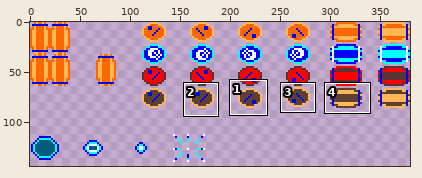
Sprite sheet -- assets/sprites/barrel_sheet.png. The first picture is a wide view before the edit; the outline marks the close-up.
Close-up. Before the commit:
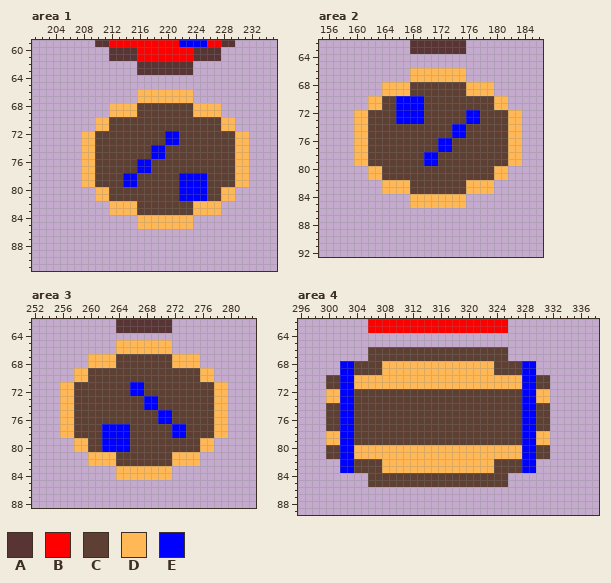
The file is 380x221 pixels. Shown: area 1: x 201..235, y 59..91; area 2: x 155..186, y 62..92; area 3: x 252..283, y 62..88; area 4: x 296..338, y 62..89. The wide view leaves out empty margins. The commit also changed other parts of the picture, which this record leaves out.
Palette (. is transparent): A #583435  B #ff0000  C #5d4033  D #ffb855  E #0000ff
Pixels before, area 1, first column x 208:
59 ..AABBBBBBBBBBEEEEBBAA..
60 ....AAAABBBBBBBBAAAA....
61 ....AAAABBBBBBBBAAAA....
62 ........AAAAAAAA........
63 ........AAAAAAAA........
64 ........................
65 ........................
66 ........DDDDDDDD........
67 ........DDDDDDDD........
68 ....DDDDCCCCCCCCDDDD....
69 ....DDDDCCCCCCCCDDDD....
70 ..DDCCCCCCCCCCCCCCCCDD..
71 ..DDCCCCCCCCCCCCCCCCDD..
72 DDCCCCCCCCCCEECCCCCCCCDD
73 DDCCCCCCCCCCEECCCCCCCCDD
74 DDCCCCCCCCEECCCCCCCCCCDD
75 DDCCCCCCCCEECCCCCCCCCCDD
76 DDCCCCCCEECCCCCCCCCCCCDD
77 DDCCCCCCEECCCCCCCCCCCCDD
78 DDCCCCEECCCCCCEEEECCCCDD
79 DDCCCCEECCCCCCEEEECCCCDD
80 ..DDCCCCCCCCCCEEEECCDD..
81 ..DDCCCCCCCCCCEEEECCDD..
82 ....DDDDCCCCCCCCDDDD....
83 ....DDDDCCCCCCCCDDDD....
84 ........DDDDDDDD........
85 ........DDDDDDDD........
Pixels before, area 2, first column x 160:
62 ........AAAAAAAA........
63 ........AAAAAAAA........
64 ........................
65 ........................
66 ........DDDDDDDD........
67 ........DDDDDDDD........
68 ....DDDDCCCCCCCCDDDD....
69 ....DDDDCCCCCCCCDDDD....
70 ..DDCCEEEECCCCCCCCCCDD..
71 ..DDCCEEEECCCCCCCCCCDD..
72 DDCCCCEEEECCCCCCEECCCCDD
73 DDCCCCEEEECCCCCCEECCCCDD
74 DDCCCCCCCCCCCCEECCCCCCDD
75 DDCCCCCCCCCCCCEECCCCCCDD
76 DDCCCCCCCCCCEECCCCCCCCDD
77 DDCCCCCCCCCCEECCCCCCCCDD
78 DDCCCCCCCCEECCCCCCCCCCDD
79 DDCCCCCCCCEECCCCCCCCCCDD
80 ..DDCCCCCCCCCCCCCCCCDD..
81 ..DDCCCCCCCCCCCCCCCCDD..
82 ....DDDDCCCCCCCCDDDD....
83 ....DDDDCCCCCCCCDDDD....
84 ........DDDDDDDD........
85 ........DDDDDDDD........
Pixels before, area 3, first column x 256:
62 ........AAAAAAAA........
63 ........AAAAAAAA........
64 ........................
65 ........DDDDDDDD........
66 ........DDDDDDDD........
67 ....DDDDCCCCCCCCDDDD....
68 ....DDDDCCCCCCCCDDDD....
69 ..DDCCCCCCCCCCCCCCCCDD..
70 ..DDCCCCCCCCCCCCCCCCDD..
71 DDCCCCCCCCEECCCCCCCCCCDD
72 DDCCCCCCCCEECCCCCCCCCCDD
73 DDCCCCCCCCCCEECCCCCCCCDD
74 DDCCCCCCCCCCEECCCCCCCCDD
75 DDCCCCCCCCCCCCEECCCCCCDD
76 DDCCCCCCCCCCCCEECCCCCCDD
77 DDCCCCEEEECCCCCCEECCCCDD
78 DDCCCCEEEECCCCCCEECCCCDD
79 ..DDCCEEEECCCCCCCCCCDD..
80 ..DDCCEEEECCCCCCCCCCDD..
81 ....DDDDCCCCCCCCDDDD....
82 ....DDDDCCCCCCCCDDDD....
83 ........DDDDDDDD........
84 ........DDDDDDDD........
Pixels before, area 4, first column x 300:
62 ......BBBBBBBBBBBBBBBBBBBB......
63 ......BBBBBBBBBBBBBBBBBBBB......
64 ................................
65 ................................
66 ......CCCCCCCCCCCCCCCCCCCC......
67 ......CCCCCCCCCCCCCCCCCCCC......
68 ..EECCCCDDDDDDDDDDDDDDDDCCCCEE..
69 ..EECCCCDDDDDDDDDDDDDDDDCCCCEE..
70 CCEEDDDDDDDDDDDDDDDDDDDDDDDDEECC
71 CCEEDDDDDDDDDDDDDDDDDDDDDDDDEECC
72 DDEECCCCCCCCCCCCCCCCCCCCCCCCEEDD
73 DDEECCCCCCCCCCCCCCCCCCCCCCCCEEDD
74 CCEECCCCCCCCCCCCCCCCCCCCCCCCEECC
75 CCEECCCCCCCCCCCCCCCCCCCCCCCCEECC
76 CCEECCCCCCCCCCCCCCCCCCCCCCCCEECC
77 CCEECCCCCCCCCCCCCCCCCCCCCCCCEECC
78 DDEECCCCCCCCCCCCCCCCCCCCCCCCEEDD
79 DDEECCCCCCCCCCCCCCCCCCCCCCCCEEDD
80 CCEEDDDDDDDDDDDDDDDDDDDDDDDDEECC
81 CCEEDDDDDDDDDDDDDDDDDDDDDDDDEECC
82 ..EECCCCDDDDDDDDDDDDDDDDCCCCEE..
83 ..EECCCCDDDDDDDDDDDDDDDDCCCCEE..
84 ......CCCCCCCCCCCCCCCCCCCC......
85 ......CCCCCCCCCCCCCCCCCCCC......
The result:
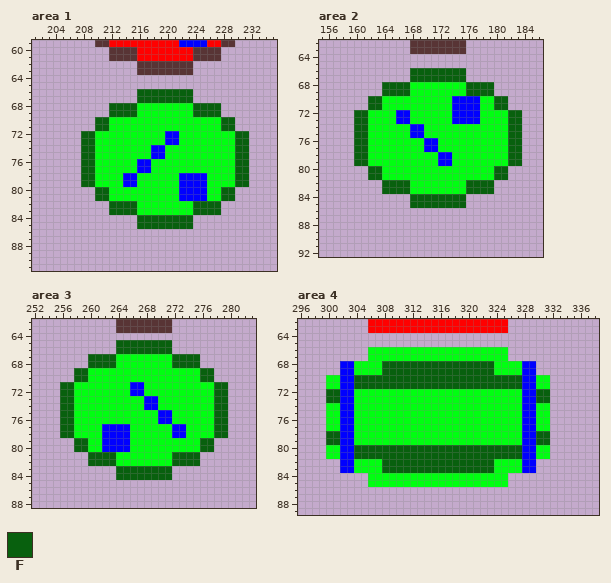
Colours new in this view: F #08600e
Edits made:
colour C: #5d4033 -> #00ff11
Area 1:
y 66..67: x 216..223 DDDDDDDD -> FFFFFFFF
y 68..69: x 212..215 DDDD -> FFFF; x 224..227 DDDD -> FFFF
y 70..71: x 210..211 DD -> FF; x 228..229 DD -> FF
y 72..79: x 208..209 DD -> FF; x 230..231 DD -> FF
y 80..81: x 210..211 DD -> FF; x 228..229 DD -> FF
y 82..83: x 212..215 DDDD -> FFFF; x 224..227 DDDD -> FFFF
y 84..85: x 216..223 DDDDDDDD -> FFFFFFFF
Area 2:
y 66..67: x 168..175 DDDDDDDD -> FFFFFFFF
y 68..69: x 164..167 DDDD -> FFFF; x 176..179 DDDD -> FFFF
y 70..71: x 162..163 DD -> FF; x 166..169 EEEE -> CCCC; x 174..177 CCCC -> EEEE; x 180..181 DD -> FF
y 72..73: x 160..161 DD -> FF; x 168..169 EE -> CC; x 174..175 CC -> EE; x 182..183 DD -> FF
y 74..75: x 160..161 DD -> FF; x 168..169 CC -> EE; x 174..175 EE -> CC; x 182..183 DD -> FF
y 76..77: x 160..161 DD -> FF; x 170..173 CCEE -> EECC; x 182..183 DD -> FF
y 78..79: x 160..161 DD -> FF; x 170..173 EECC -> CCEE; x 182..183 DD -> FF
y 80..81: x 162..163 DD -> FF; x 180..181 DD -> FF
y 82..83: x 164..167 DDDD -> FFFF; x 176..179 DDDD -> FFFF
y 84..85: x 168..175 DDDDDDDD -> FFFFFFFF
Area 3:
y 65..66: x 264..271 DDDDDDDD -> FFFFFFFF
y 67..68: x 260..263 DDDD -> FFFF; x 272..275 DDDD -> FFFF
y 69..70: x 258..259 DD -> FF; x 276..277 DD -> FF
y 71..78: x 256..257 DD -> FF; x 278..279 DD -> FF
y 79..80: x 258..259 DD -> FF; x 276..277 DD -> FF
y 81..82: x 260..263 DDDD -> FFFF; x 272..275 DDDD -> FFFF
y 83..84: x 264..271 DDDDDDDD -> FFFFFFFF
Area 4:
y 68..69: x 308..323 DDDDDDDDDDDDDDDD -> FFFFFFFFFFFFFFFF
y 70..71: x 304..327 DDDDDDDDDDDDDDDDDDDDDDDD -> FFFFFFFFFFFFFFFFFFFFFFFF
y 72..73: x 300..301 DD -> FF; x 330..331 DD -> FF
y 78..79: x 300..301 DD -> FF; x 330..331 DD -> FF
y 80..81: x 304..327 DDDDDDDDDDDDDDDDDDDDDDDD -> FFFFFFFFFFFFFFFFFFFFFFFF
y 82..83: x 308..323 DDDDDDDDDDDDDDDD -> FFFFFFFFFFFFFFFF
